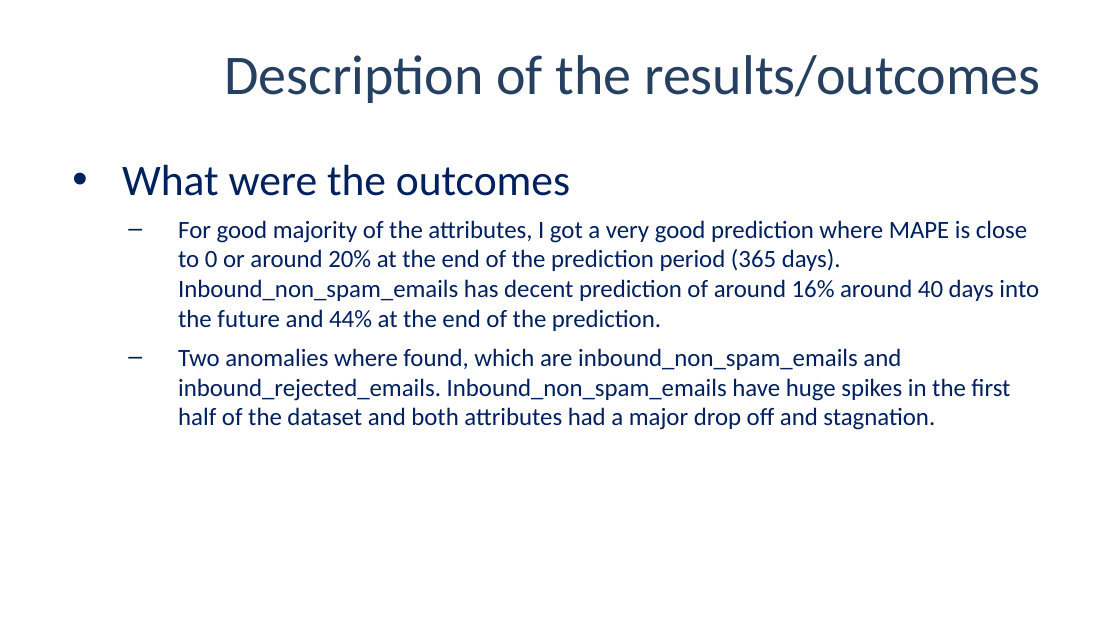
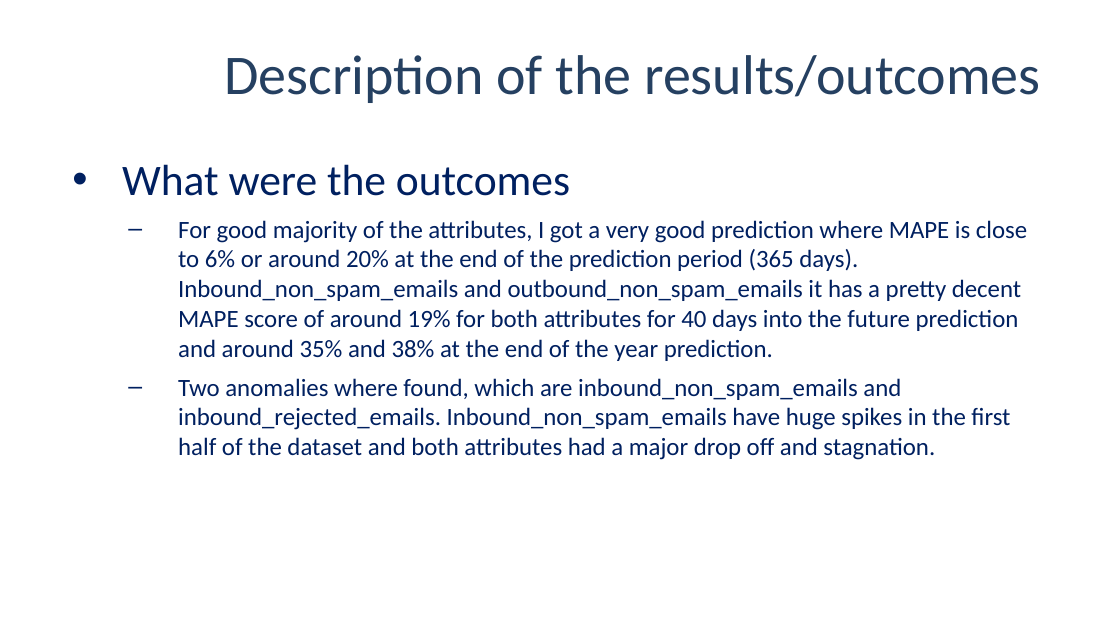
Before and after one commit to UNCG-CSE/G_Suite_Metrics, a slide deck: slide 6 of doc/G-suite_review_3 ppt_final.pptx (slide 5 before the commit). Drawn at 1120x630 pixels with LibreOffice and Linux fonts; fonts in the diff are those of the drawing; background and template pictures are left out. Boxes give left, top, right and bottom in pixels: in the first picture for what was removed or moved away, otherwise in the second. Text is boxed around its words. In the diff, an @@ line names an element or a change of style, - is before the commit and + after.

Commit message:
Updated Final

```diff
--- a/doc/G-suite_review_3 ppt_final.pptx
+++ b/doc/G-suite_review_3 ppt_final.pptx
@@ text at box(178, 220, 1027, 361): text changed @@
-  – For good majority of the attributes, I got a very good prediction where MAPE is close to 0 or around 20% at the end of the prediction period (365 days). Inbound_non_spam_emails has decent prediction of around 16% around 40 days into the future and 44% at the end of the prediction.
+  – For good majority of the attributes, I got a very good prediction where MAPE is close to 6% or around 20% at the end of the prediction period (365 days). Inbound_non_spam_emails and outbound_non_spam_emails it has a pretty decent MAPE score of around 19% for both attributes for 40 days into the future prediction and around 35% and 38% at the end of the year prediction.
```
Also in this commit, not shown: 4 other slides changed, 1 slide added, 1 slide removed.
